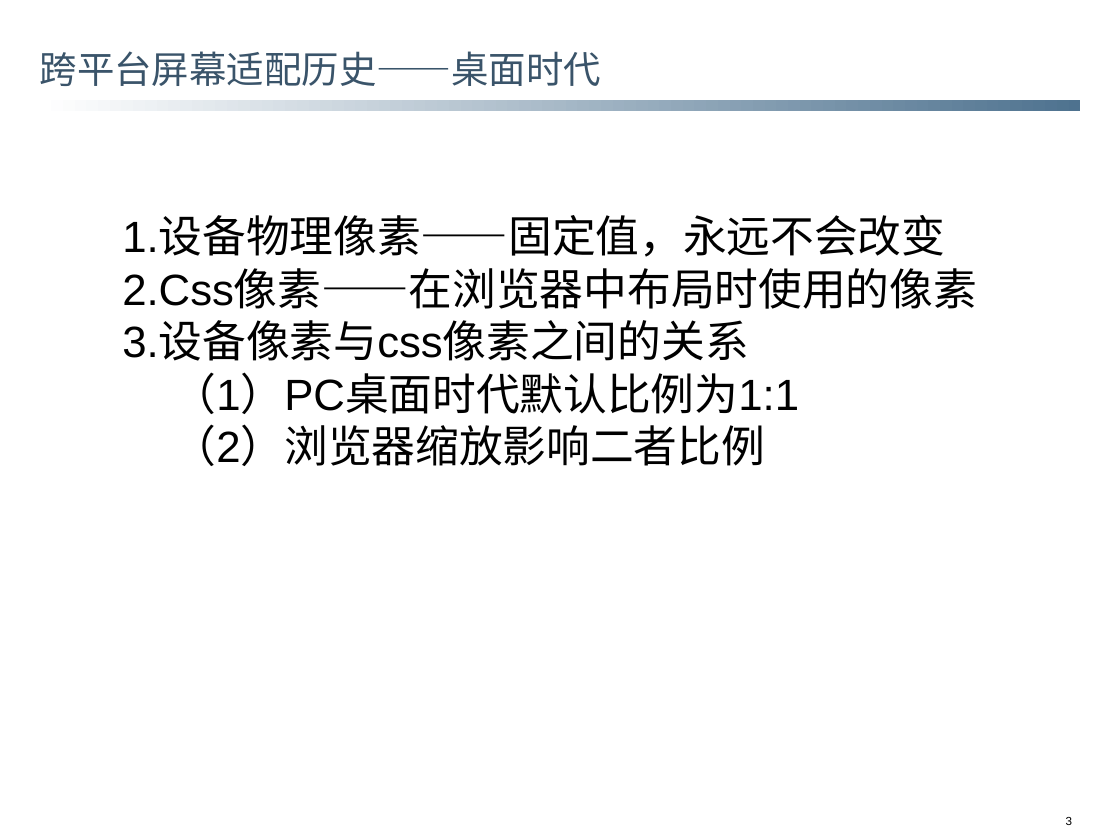
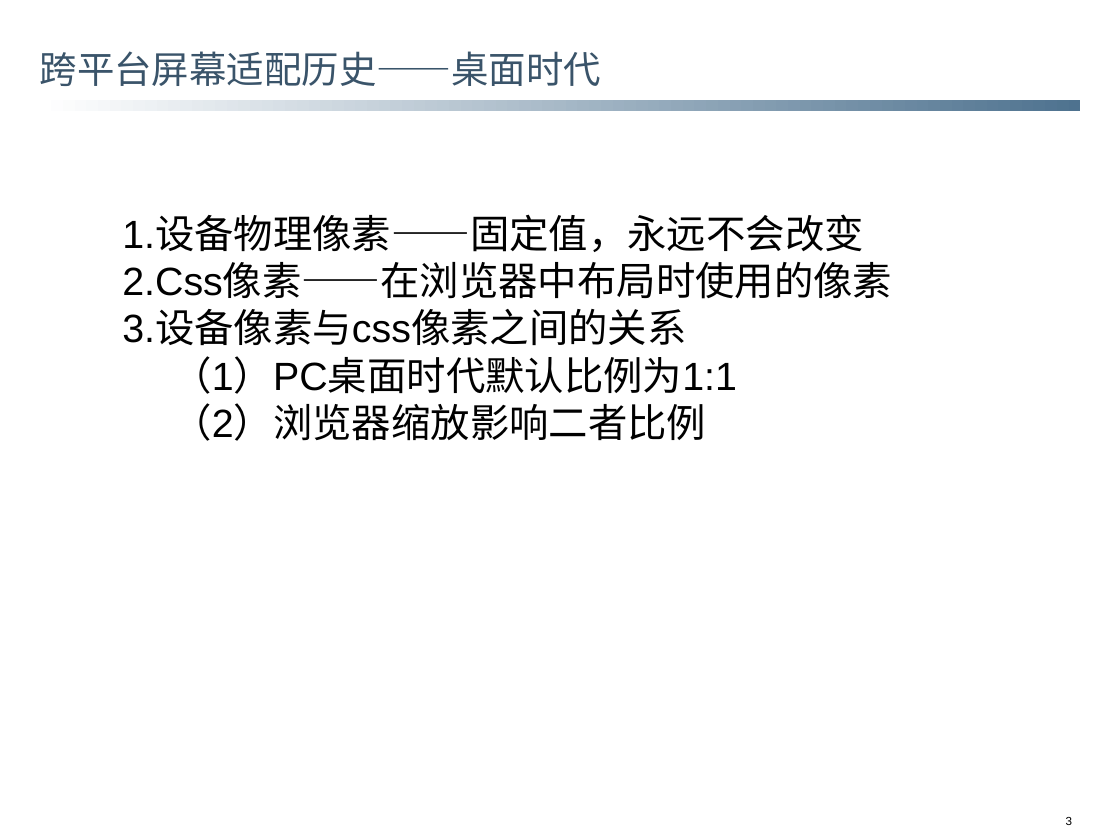
Before and after one commit to snailDu/blog, a slide deck: slide 3 of 技术分享/跨平台屏幕适配原理.pptx. Drawn at 1120x840 pixels with LibreOffice and Linux fonts; fonts in the diff are those of the drawing; background and template pictures are left out. Boxes give left, top, right and bottom in pixels: in the first picture for what was removed or moved away, otherwise in the second. Text is boxed around its words. In the diff, an @@ line names an element or a change of style, - is before the commit and + after.

```diff
--- a/技术分享/跨平台屏幕适配原理.pptx
+++ b/技术分享/跨平台屏幕适配原理.pptx
@@ text "1.设备物理像素——固定值，永远不会改变" at <box>122,217,892,441</box>: size 40 to 36 pt @@
```
Also in this commit, not shown: 3 other slides changed, 3 slides added.
